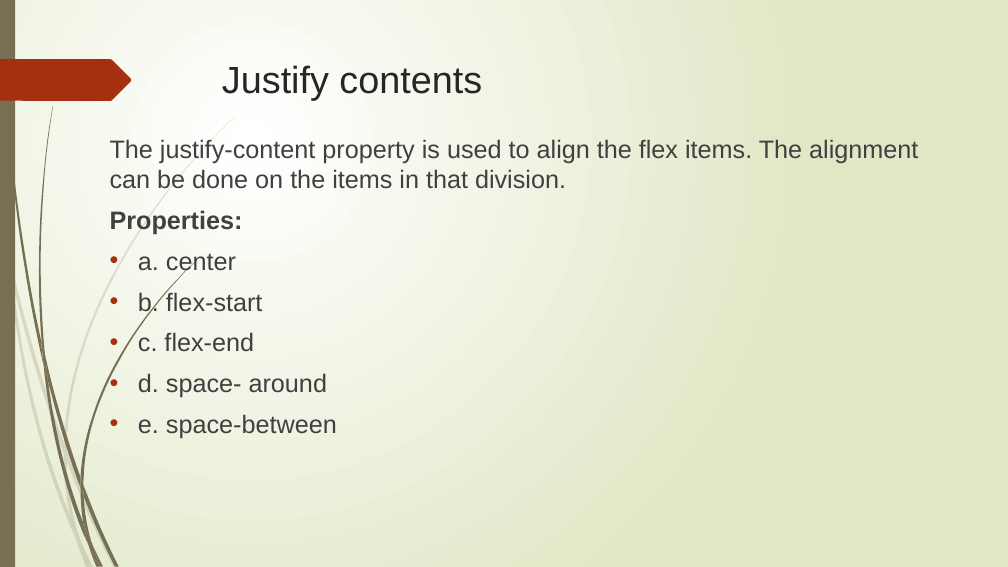
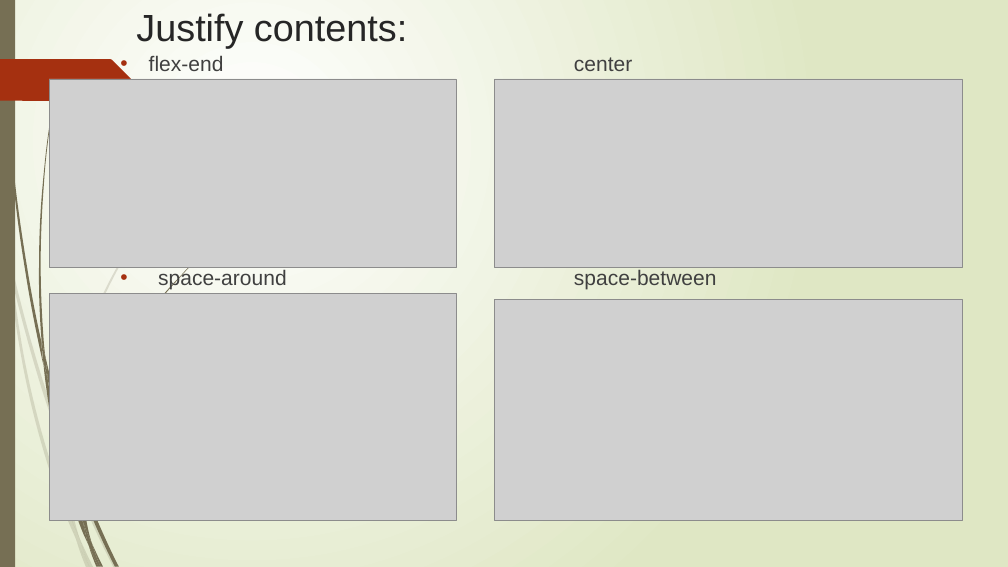
Before and after one commit to Rithima-Reddy/CSS-FLEXBOX, a slide deck: slide 8 of Group No.pptx (slide 9 before the commit). Drawn at 1008x567 pixels with LibreOffice and Linux fonts; fonts in the diff are those of the drawing; grey boxes stand for pictures. Boxes give left, top, right and bottom in pixels: in the first picture for what was removed or moved away, otherwise in the second. Text is boxed around its words. In the diff, an @@ line names an element or a change of style, - is before the commit and + after.

Commit message:
Added in PPT

```diff
--- a/Group No.pptx
+++ b/Group No.pptx
@@ title at (136, 13, 407, 48): text changed @@
-Justify contents
+Justify contents:
@@ text at (149, 55, 717, 290): text changed; size 24 to 20 pt @@
-The justify-content property is used to align the flex items. The alignment can be done on the items in that division.
-Properties:
-• a. center
-• b. flex-start
-• c. flex-end
-• d. space- around
-• e. space-between
+• flex-end center
+• space-around space-between
@@ picture added at (49, 79, 456, 268) @@
@@ picture added at (495, 79, 963, 268) @@
@@ picture added at (49, 293, 456, 520) @@
@@ picture added at (495, 300, 963, 521) @@
@@ freeform shape removed at (64, 443, 67, 461) @@
@@ freeform shape removed at (80, 477, 83, 496) @@
```
Also in this commit, not shown: 4 other slides changed, 3 slides added, 1 slide removed.
